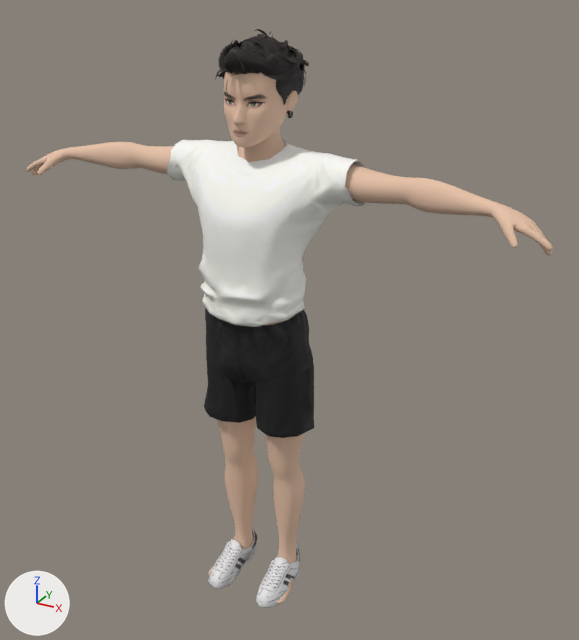
What one commit did to the glTF model public/assets/avatars/blitz-male-player.glb.
The view is the same before and after, from a camera (50 mm lens) standing at (1.057, -1.713, 1.756) and looking at (0.066, 0.087, 0.856). Every picture has the same lights, and +X, +Y and +Z are marked at lower left. The first picture is the older version. Vertices at exactly the same position are counted once.

In view in the first picture: 'Blitz_BaseDoll_Male', 'Blitz_Male_NewPlayer_Hair_Mesh', 'Blitz_Male_NewPlayer_Shoes', 'Blitz_Male_NewPlayer_Shorts_Mesh', 'Blitz_Male_NewPlayer_Top_Mesh'.
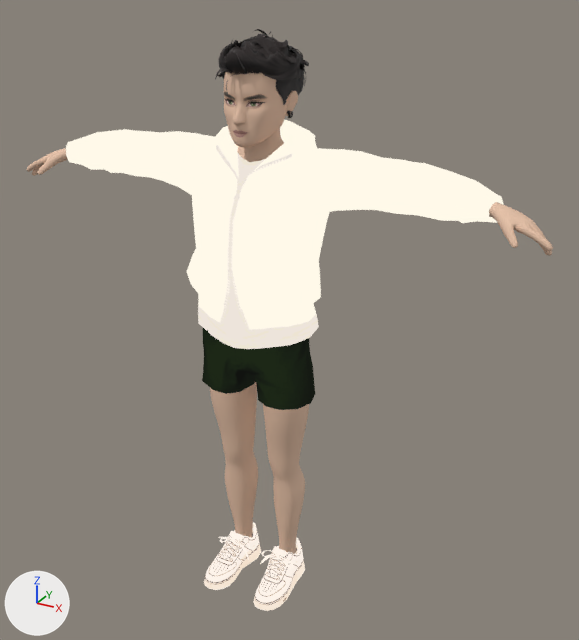
The edits, one by one:
Picture 'blitz_Male_Outfit04_Top_Albedo.png' (img_blitz_male_outfit04_top_albedo_png) is new.
Picture '8A145269_albedo.png' (img_8a145269_albedo_png) is new.
Picture '11449973_albedo.png' (img_11449973_albedo_png) is new.
Material 'BL_M_O4_TOP_blitz_Male_Outfit04_Top_Mat' (mat_bl_m_o4_top_blitz_male_outfit04_top_mat) is new.
Uses the picture img_blitz_male_outfit04_top_albedo_png.
Material '8A145269_blitz_legs_8A145269_Mat' (mat_8a145269_blitz_legs_8a145269_mat) is new.
Uses the picture img_8a145269_albedo_png.
Material '11449973_blitz_feet_11449973_Mat' (mat_11449973_blitz_feet_11449973_mat) is new.
Uses the picture img_11449973_albedo_png.
me_blitz_male_newplayer_shoes_mesh is used by ob_blitz_male_newplayer_shoes; location (0.0, 0.0, 0.0).
me_blitz_male_newplayer_shoes_mesh had 184 vertices, 344 faces and spanned x -0.129..0.129, y -0.126..0.103, z -0.001..0.094.
me_blitz_male_newplayer_shoes_mesh no longer uses material mat_blitz_male_newplayer_shoes_mat (picture img_blitz_male_newplayer_shoes_albedo).
me_blitz_male_newplayer_shoes_mesh now has 880 vertices, 1386 faces and spans x -0.136..0.136, y -0.139..0.116, z -0.004..0.123.
me_blitz_male_newplayer_shoes_mesh part 1: the loose piece of 92 vertices spanning x -0.129..-0.044, y -0.126..0.103, z -0.001..0.094 is rebuilt with 256 vertices and now spans x -0.136..-0.036, y -0.139..0.116, z -0.004..0.123, in mat_11449973_blitz_feet_11449973_mat.
me_blitz_male_newplayer_shoes_mesh part 2: the loose piece of 92 vertices spanning x 0.044..0.129, y -0.126..0.103, z -0.001..0.094 is rebuilt with 256 vertices and now spans x 0.036..0.136, y -0.139..0.116, z -0.004..0.123, in mat_11449973_blitz_feet_11449973_mat.
me_blitz_male_newplayer_shoes_mesh part 3: 316 vertices added at x -0.136..0.136, y -0.021..0.004, z 0.059..0.114.
Other edits to the shape of me_blitz_male_newplayer_shoes_mesh do not show in these pictures.
me_blitz_male_newplayer_shoes_mesh gains material mat_11449973_blitz_feet_11449973_mat.
Mesh me_blitz_male_newplayer_top_mesh_1 is new.
It has 3569 vertices, 7017 faces and spans x -0.631..0.631, y -0.109..0.192, z 0.831..1.398.
It uses material mat_bl_m_o4_top_blitz_male_outfit04_top_mat.
Mesh me_blitz_male_newplayer_shorts_mesh_1 is new.
It has 3010 vertices, 5886 faces and spans x -0.173..0.181, y -0.084..0.131, z 0.656..0.947.
It uses material mat_8a145269_blitz_legs_8a145269_mat.
Object 'Blitz_Male_NewPlayer_Shorts' (ob_blitz_male_newplayer_shorts) now shows me_blitz_male_newplayer_shorts_mesh_1 instead of nothing.
Object 'Blitz_Male_NewPlayer_Top' (ob_blitz_male_newplayer_top) now shows me_blitz_male_newplayer_top_mesh_1 instead of nothing.
Object 'Blitz_Male_NewPlayer_Shorts_Mesh' (ob_blitz_male_newplayer_shorts_mesh) is deleted.
Object 'Blitz_Male_NewPlayer_Top_Mesh' (ob_blitz_male_newplayer_top_mesh) is deleted.

Location of each change, [x1, y1, x2, y2] in pixels of the pictures (579 x 640 px):
'Blitz_Male_NewPlayer_Top', now drawn: after [66, 119, 504, 349]
'Blitz_Male_NewPlayer_Top_Mesh', deleted: before [167, 140, 365, 327]
'Blitz_Male_NewPlayer_Shorts_Mesh', deleted: before [204, 308, 314, 438]
'Blitz_Male_NewPlayer_Shorts', now drawn: after [202, 328, 315, 410]
'Blitz_Male_NewPlayer_Shoes', reshaped, recoloured (11% wider, 11% taller): before [209, 528, 300, 608]; after [204, 522, 305, 611]
part 1 of me_blitz_male_newplayer_shoes_mesh, rebuilt (16% wider, 13% taller): before [209, 528, 258, 588]; after [204, 522, 261, 590]
part 2 of me_blitz_male_newplayer_shoes_mesh, rebuilt (18% wider, 12% taller): before [256, 543, 300, 608]; after [253, 538, 305, 611]
part 3 of me_blitz_male_newplayer_shoes_mesh, added: after [218, 537, 294, 568]
